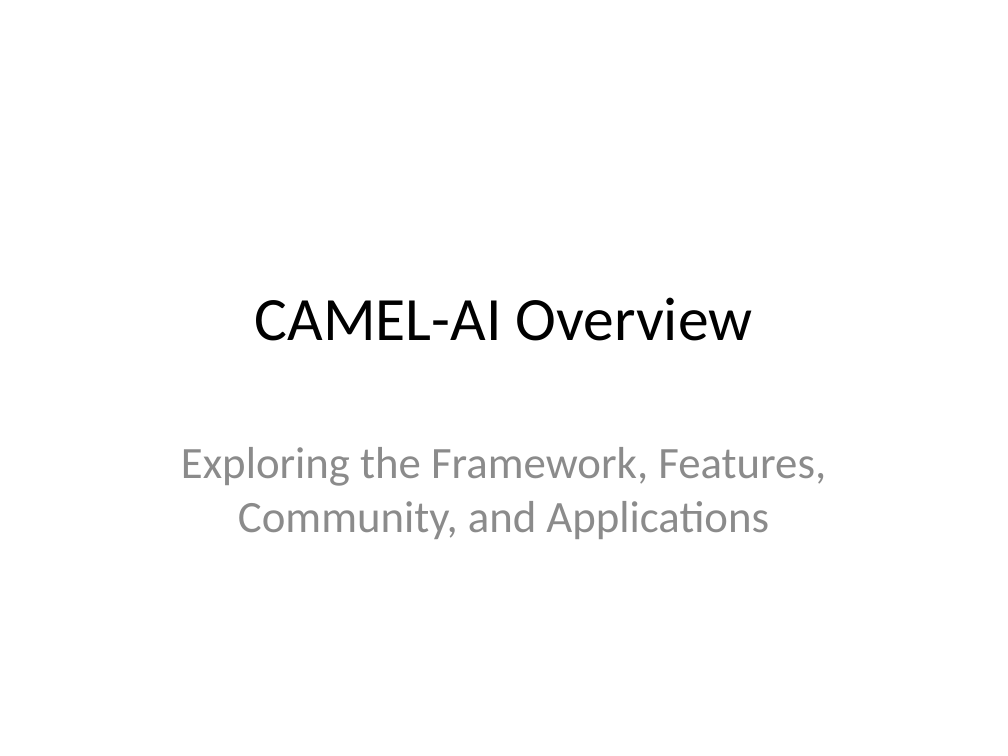
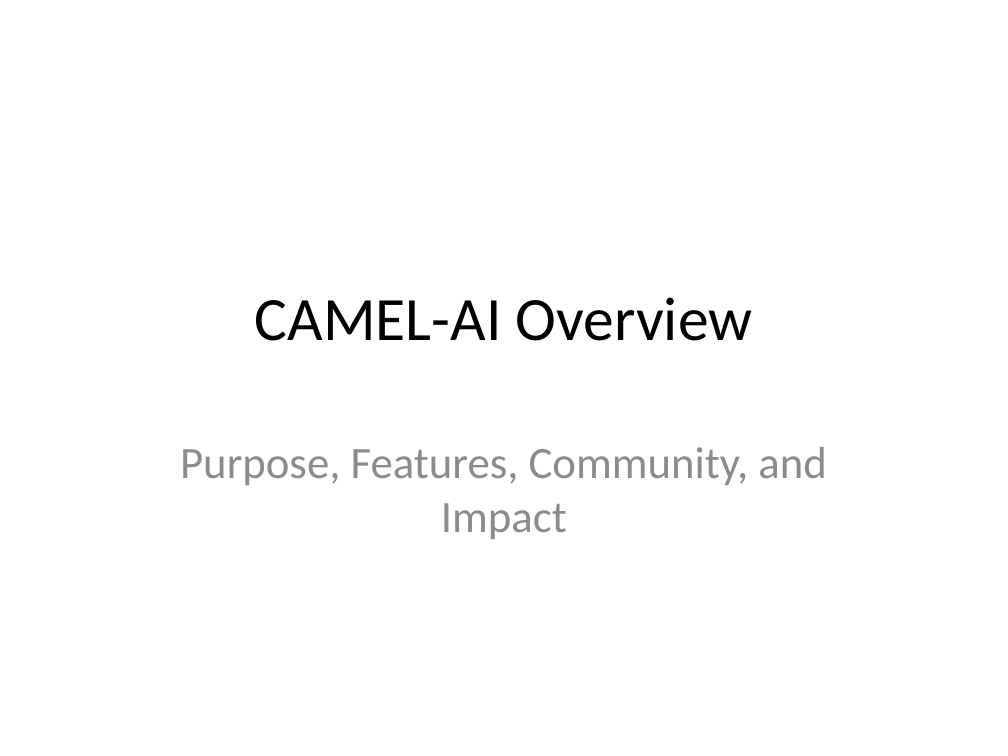
Before and after one commit to echo-yiyiyi/camel, a slide deck: slide 1 of pptx_outputs/CAMEL-AI_Presentation.pptx. Drawn at 1008x756 pixels with LibreOffice and Linux fonts; fonts in the diff are those of the drawing. Boxes give left, top, right and bottom in pixels: in the first picture for what was removed or moved away, otherwise in the second. Text is boxed around its words. In the diff, an @@ line names an element or a change of style, - is before the commit and + after.

```diff
--- a/pptx_outputs/CAMEL-AI_Presentation.pptx
+++ b/pptx_outputs/CAMEL-AI_Presentation.pptx
@@ subtitle at (180, 447, 827, 539): text changed @@
-Exploring the Framework, Features, Community, and Applications
+Purpose, Features, Community, and Impact
```
Also in this commit, not shown: 2 other slides changed, 3 slides added, 2 slides removed, 28 other files.
